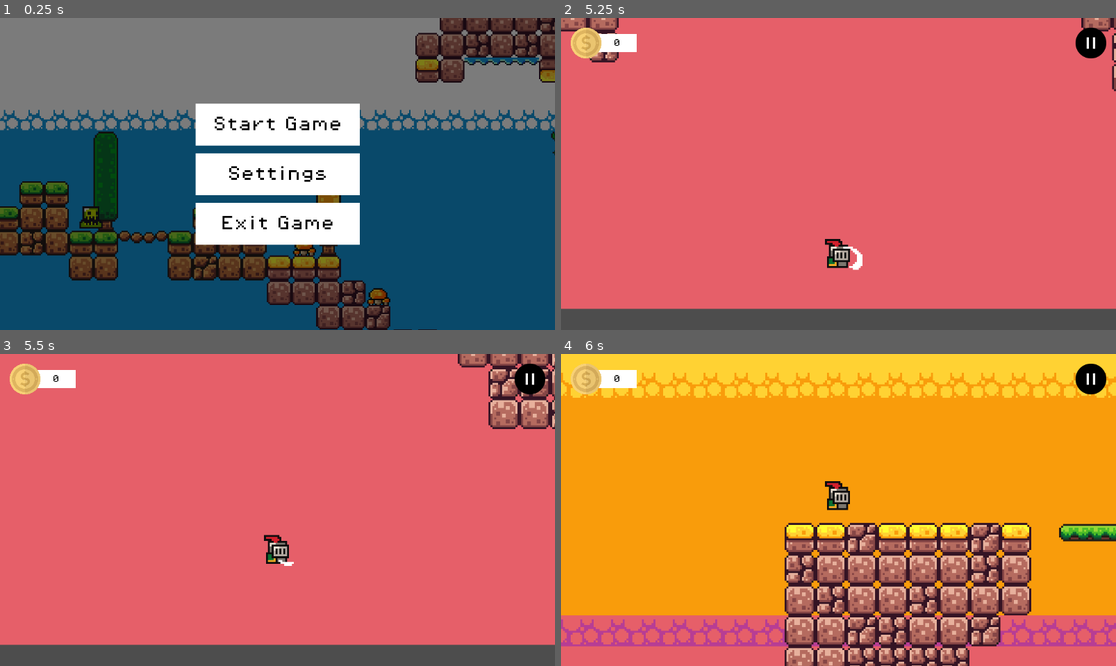
Above: before the commit, frames 1-4 (two rows, left to right).
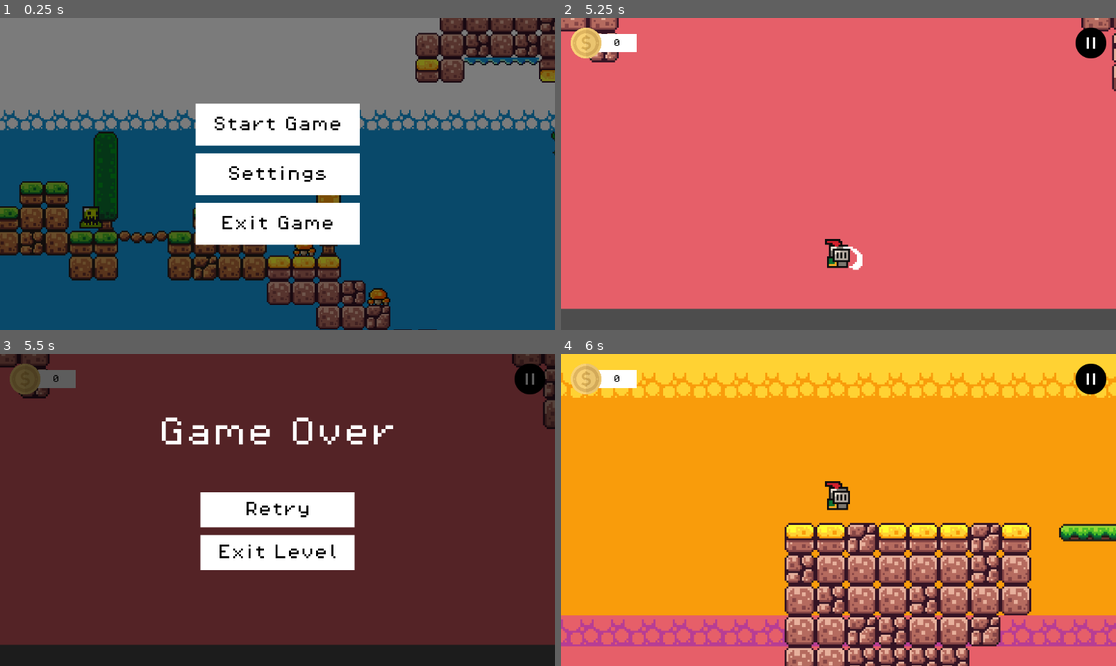
Above: after the commit, the same moments.

Repository: ImadSaddik/FirstGodotGame
Game: Godot game, scene res://scenes/start_screen_ui.tscn
The game is run twice, just before and just after one commit, with the same random seed, the same clock (stepped at 60 frames per second) and the same inputs.
Inputs (mouse positions are in pixels of both pictures, inside the frame that each line leads up to):
- Up to frame 1 (0.25 s): no input
- Up to frame 2 (5.25 s): click "Start Game" at 0.5 s; click (1088, 42) at 1.25 s; click "Resume" at 2 s; tap Enter at 2.75 s; hold Right (move_right) 2.78-4.28 s; tap E (hit) every 0.75 s from 2.85 to 5.1 s; tap Space (jump) at 3.02, 3.77 s; hold Left (move_left) 4.28-5.03 s; hold Right (move_right) from 5.03 s (still down)
- Up to frame 3 (5.5 s): keep holding Right (move_right); tap Space (jump) at 5.27 s
- Up to frame 4 (6 s): release Right (move_right) at 5.75 s; click "Retry" at 5.75 s

Frames 1-2 are identical in both runs. In frame 3, 99% of the frame differs, in the area x 0-100%, y 0-100%; in frame 4, nothing differs.

Commit message:
Fixed the bug where the player can kill the enemy after being killed.

Diff:
--- a/scenes/kill_zone.tscn
+++ b/scenes/kill_zone.tscn
@@ -6,9 +6,4 @@
 collision_mask = 2
 script = ExtResource("1_ufrgs")
 
-[node name="Timer" type="Timer" parent="."]
-wait_time = 0.3
-one_shot = true
-
 [connection signal="body_entered" from="." to="." method="_on_body_entered"]
-[connection signal="timeout" from="Timer" to="." method="_on_timer_timeout"]
--- a/scripts/kill_zone.gd
+++ b/scripts/kill_zone.gd
@@ -2,12 +2,11 @@
 
 signal player_died
 
-@onready var timer: Timer = $Timer
+func _on_body_entered(body: Node2D) -> void:
+	body.hide()
+	body.canMakeAction = false
 
-func _on_body_entered(body: Node2D) -> void:
-	body.get_node("CollisionShape2D").queue_free()
-	timer.start()
+	var collisionShape2D = body.get_node("CollisionShape2D")
+	collisionShape2D.queue_free()
 
-
-func _on_timer_timeout() -> void:
 	emit_signal("player_died")
